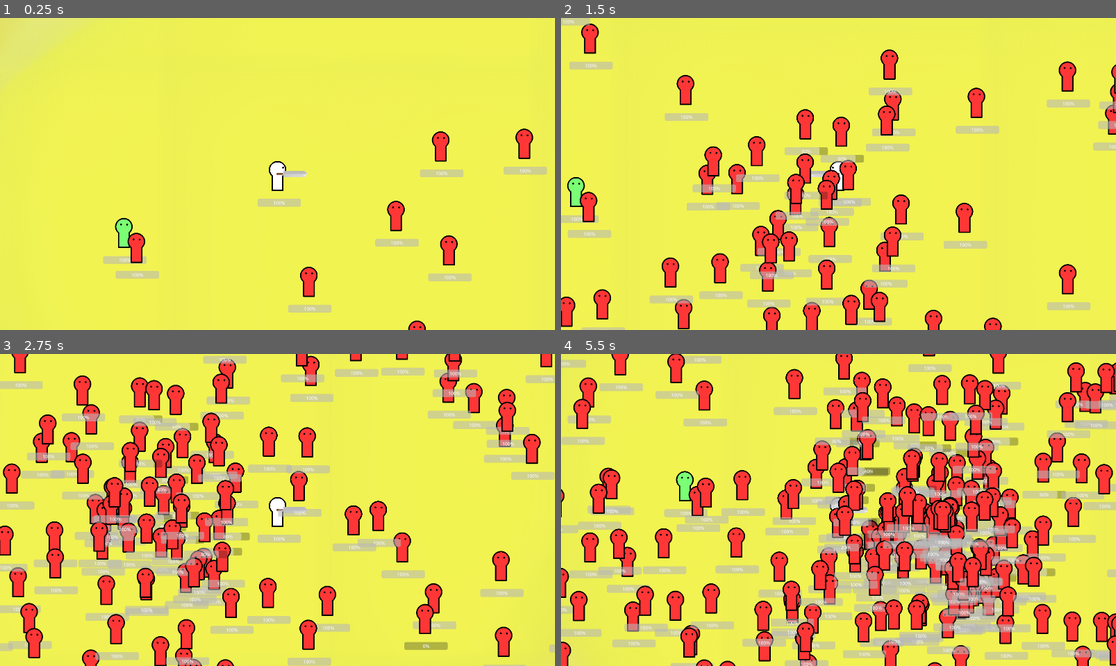
Above: before the commit, frames 1-4 (two rows, left to right).
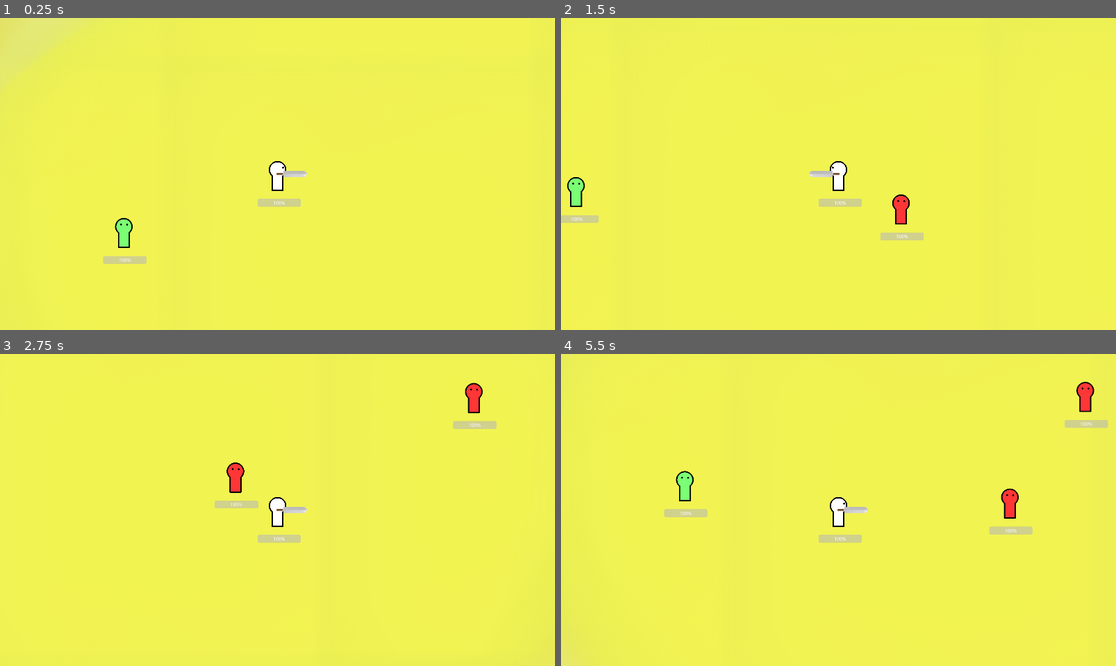
Above: after the commit, the same moments.

Repository: CAHTA123/Light-in-the-Dark
Game: Godot game, scene res://scenes/Game/game.tscn
The game is run twice, just before and just after one commit, with the same random seed, the same clock (stepped at 60 frames per second) and the same inputs.
Inputs (mouse positions are in pixels of both pictures, inside the frame that each line leads up to):
- Up to frame 1 (0.25 s): no input
- Up to frame 2 (1.5 s): move the mouse to (960, 158) at 0.52 s; hold Right (ui_right) 0.53-1.28 s; tap Shift (dash) at 0.6, 1.35 s; move the mouse to (727, 189) at 1.27 s; hold Down (ui_down) from 1.28 s (still down)
- Up to frame 3 (2.75 s): move the mouse to (333, 441) at 2.02 s; release Down (ui_down) at 2.03 s; hold Right (ui_right) from 2.03 s (still down); tap Shift (dash) at 2.1 s
- Up to frame 4 (5.5 s): move the mouse to (810, 572) at 2.77 s; release Right (ui_right) at 2.78 s; hold Up (ui_up) 2.78-3.53 s; tap Shift (dash) every 0.75 s from 2.85 to 5.1 s; move the mouse to (1005, 556) at 3.52 s; hold Left (ui_left) 3.53-5.03 s; move the mouse to (672, 463) at 4.27 s; move the mouse to (866, 510) at 5.02 s; hold Down (ui_down) from 5.03 s (still down)

The runs differ from the first frame. In frame 1, 2.7% of the frame differs, in the area x 20-99%, y 35-100%; in frame 2, 15%; in frame 3, 29%; in frame 4, 44%, in the area x 0-100%, y 0-100%.

Commit message:
.

Diff:
--- a/scenes/Spawner/spawner.gd
+++ b/scenes/Spawner/spawner.gd
@@ -4,10 +4,10 @@
 var spawn = "res://scenes/Enemy/enemy.tscn"
 
 func _ready():
-	pass # Replace with function body.
+	spawn_all()
 
 func _process(delta):
-	spawn_all()
+	pass
 
 func spawn_all():
 	if spawn:
@@ -15,17 +15,15 @@
 		var s = load(spawn).instantiate()
 		s.global_position = pos
 		get_parent().add_child(s)
+		await get_tree().create_timer(1.0).timeout
+		spawn_all()
 
 func random_point():
 	var shape = spawn_area.get_node("CollisionShape2D").get_shape()
-	var circle_shape = shape as CircleShape2D # Получаем форму круга
-
-	# Генерируем случайные координаты внутри круга
+	var circle_shape = shape as CircleShape2D
 	var angle = randf_range(0, 2 * PI)
 	var radius = circle_shape.radius * randf_range(0, 1)
 	var x = radius * cos(angle)
 	var y = radius * sin(angle) / 4 * 3
 	var point = Vector2(x, y)
-
-	# Переводим точку в глобальные координаты
 	return spawn_area.to_global(point)
--- a/scenes/body/take_damage.gd
+++ b/scenes/body/take_damage.gd
@@ -7,10 +7,10 @@
 func _ready():
 	body.hp = body.max_hp
 	body.hp_bar = $"../hp_bar"
+
 func _process(delta):
 	if body.take_damage > can:
 		can = body.take_damage
-
 		take()
 
 func take():
--- a/scenes/menu/menu.tscn
+++ b/scenes/menu/menu.tscn
@@ -7,8 +7,8 @@
 [node name="Menu" type="Node2D"]
 
 [node name="ColorRect" type="ColorRect" parent="."]
-offset_right = 1957.0
-offset_bottom = 1129.0
+offset_right = 1920.0
+offset_bottom = 1080.0
 color = Color(0.3, 0.6, 0.33, 1)
 
 [node name="Start" type="Node2D" parent="."]
@@ -16,24 +16,36 @@
 script = ExtResource("1_g7dap")
 
 [node name="Start" type="Button" parent="Start"]
-offset_right = 663.0
-offset_bottom = 186.0
+offset_left = -21.0
+offset_top = -21.0
+offset_right = 642.0
+offset_bottom = 165.0
+theme_override_font_sizes/font_size = 100
+text = "Play"
 
 [node name="Settings" type="Node2D" parent="."]
 position = Vector2(663, 504)
 script = ExtResource("2_gabwj")
 
 [node name="Settings" type="Button" parent="Settings"]
-offset_right = 663.0
-offset_bottom = 186.0
+offset_left = -26.0
+offset_top = -21.0
+offset_right = 637.0
+offset_bottom = 165.0
+theme_override_font_sizes/font_size = 100
+text = "Settings"
 
 [node name="Exit" type="Node2D" parent="."]
 position = Vector2(669, 813)
 script = ExtResource("3_c7lv7")
 
 [node name="Exit" type="Button" parent="Exit"]
-offset_right = 663.0
-offset_bottom = 186.0
+offset_left = -29.0
+offset_top = -12.0
+offset_right = 634.0
+offset_bottom = 174.0
+theme_override_font_sizes/font_size = 100
+text = "Exit"
 
 [connection signal="pressed" from="Start/Start" to="Start" method="_on_start_pressed"]
 [connection signal="pressed" from="Settings/Settings" to="Settings" method="_on_settings_pressed"]
